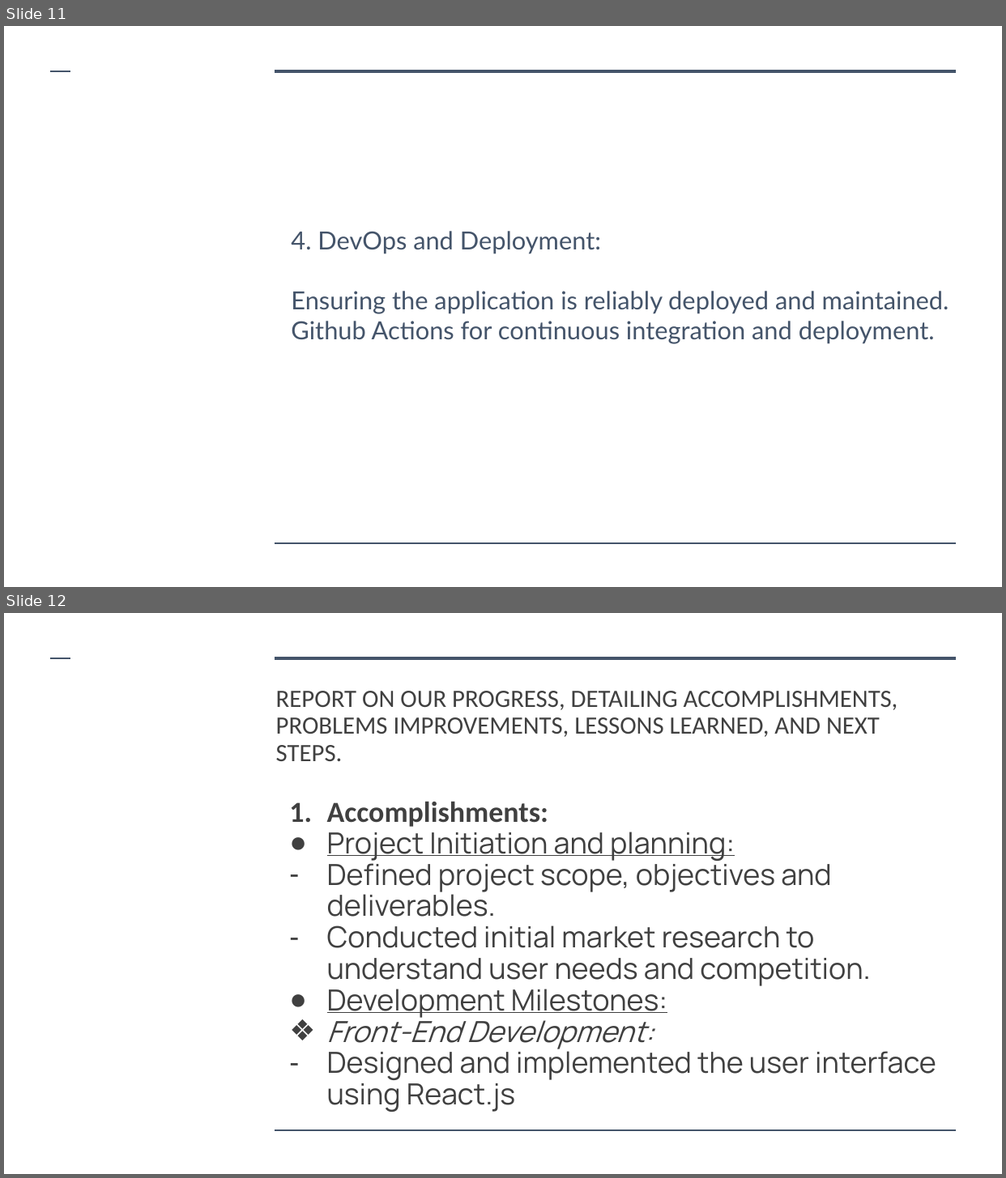
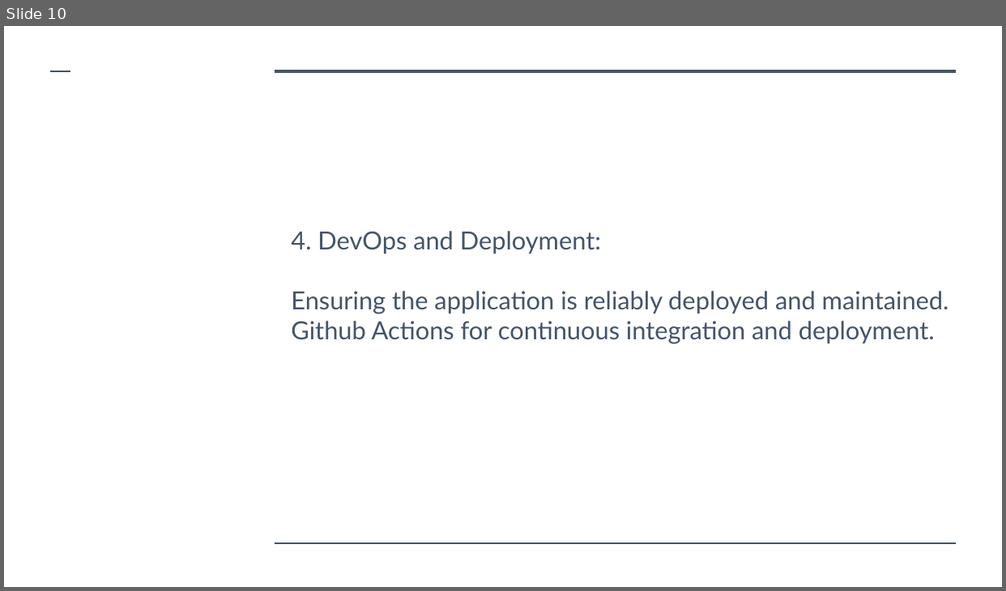
Before and after one commit to achrafkassimi/Portfolio_LocationTVM_Pitch, a slide deck: doc/Location TVM.pptx. Shown one above the other, each under a label of ours: slides 11 and 12 before the commit, slide 10 after it. The pictures are 1006x1178 and 1006x591 pixels, drawn with LibreOffice and Linux fonts; fonts in the diff are those of the drawing. Boxes give left, top, right and bottom in pixels: in the first picture for what was removed or moved away, otherwise in the second. Text is boxed around its words. In the diff, an @@ line names an element or a change of style, - is before the commit and + after.

```diff
--- a/doc/Location TVM.pptx
+++ b/doc/Location TVM.pptx
@@ slide 12 removed at [4,613,1002,1174], background #FFFFFF; not listed: 3 template elements that a slide beside it also shows @@
@@ title removed at [276,691,898,737] @@
-REPORT ON OUR PROGRESS, DETAILING ACCOMPLISHMENTS, PROBLEMS IMPROVEMENTS, LESSONS LEARNED, AND NEXT STEPS.
@@ text removed at [327,801,936,1112] @@
-1. Accomplishments:
-● Project Initiation and planning:
-– Defined project scope, objectives and deliverables.
-– Conducted initial market research to understand user needs and competition.
-● Development Milestones:
-❖ Front-End Development:
-– Designed and implemented the user interface using React.js
@@ what was slide 11 is now slide 10 @@
```
Also in this commit, not shown: 4 slides changed, 5 slides added, 23 other slides removed.
